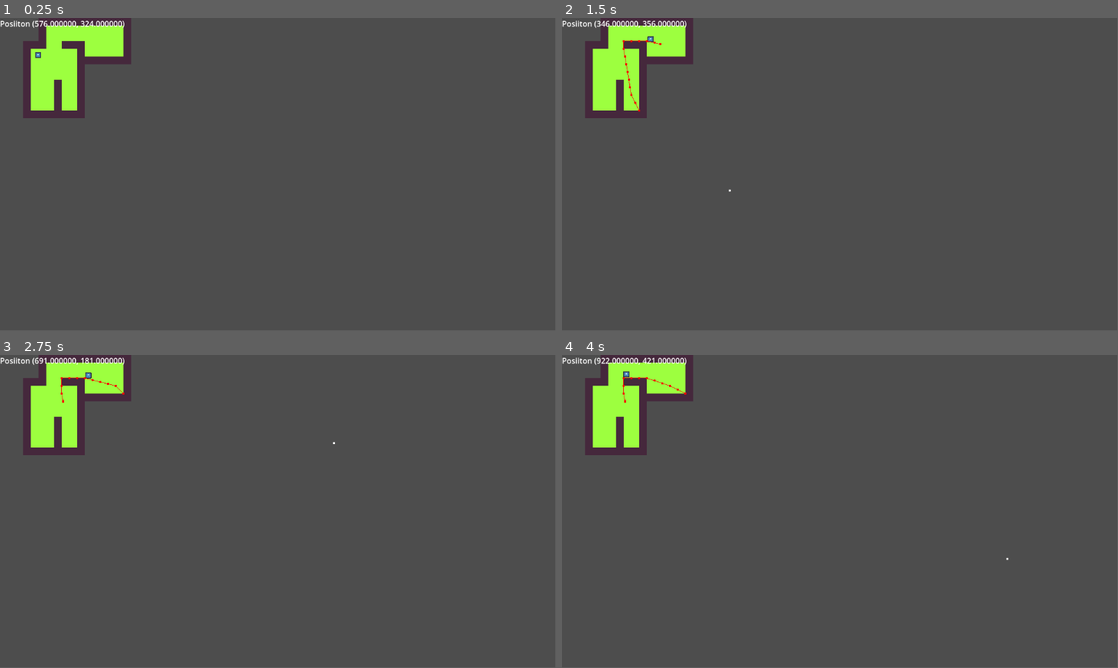
Above: before the commit, frames 1-4 (two rows, left to right).
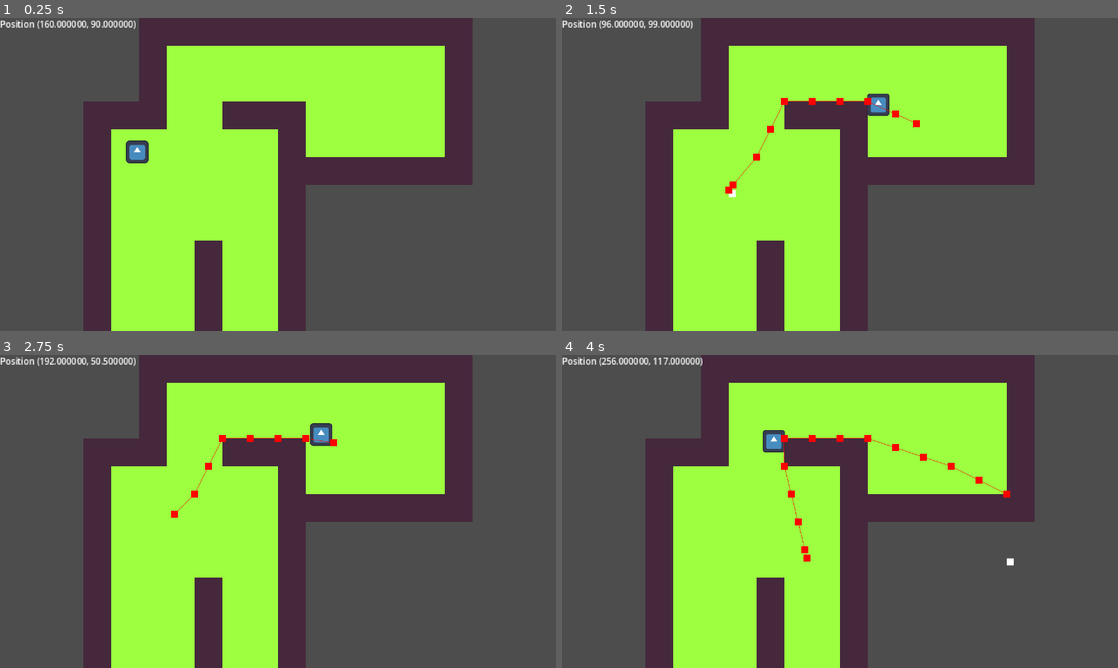
Above: after the commit, the same moments.

Repository: Opuhlos/Point-Move
Game: Godot game, scene res://scenes/main.tscn
Two runs of this game, one before a commit and one after it. Both use one fixed random seed, a clock stepped at 60 frames per second and the inputs below. The engine's default icon, where the game draws it, is replaced by a stand-in: a white triangle on a blue panel in a dark square.
Inputs (mouse positions are in pixels of both pictures, inside the frame that each line leads up to):
- Up to frame 1 (0.25 s): no input
- Up to frame 2 (1.5 s): tap Enter at 0.5 s; move the mouse to (962, 158) at 0.52 s; click (962, 158) at 0.6 s; move the mouse to (728, 190) at 1.27 s; click (728, 190) at 1.35 s
- Up to frame 3 (2.75 s): move the mouse to (333, 442) at 2.02 s; click (333, 442) at 2.1 s
- Up to frame 4 (4 s): move the mouse to (812, 574) at 2.77 s; click (812, 574) at 2.85 s; move the mouse to (1006, 558) at 3.52 s; click (1006, 558) at 3.6 s
The window is 799x449 before the commit and 800x450 after it. Grey fills any space a smaller window leaves; there, only what the larger window draws over its background counts as a difference.

The runs differ from the first frame. In frame 1, 58% of the frame differs, in the area x 0-85%, y 0-100%; in frame 2, 58%; in frame 3, 58%; in frame 4, 58%.

Commit message:
pixel art settings

Diff:
--- a/point-move/project.godot
+++ b/point-move/project.godot
@@ -19,6 +19,14 @@
 
 Singleton="*res://scripts/singleton.gd"
 
+[display]
+
+window/size/viewport_width=320
+window/size/viewport_height=180
+window/size/window_width_override=1280
+window/size/window_height_override=720
+window/stretch/mode="canvas_items"
+
 [input]
 
 mouse_left={
@@ -26,3 +34,7 @@
 "events": [Object(InputEventMouseButton,"resource_local_to_scene":false,"resource_name":"","device":-1,"window_id":0,"a …(253 unchanged characters)…
 ]
 }
+
+[rendering]
+
+textures/canvas_textures/default_texture_filter=0
--- a/point-move/scenes/main.tscn
+++ b/point-move/scenes/main.tscn
@@ -32,6 +32,8 @@
 [node name="MousePositionLabel" type="Label" parent="."]
 offset_right = 40.0
 offset_bottom = 23.0
+theme_override_font_sizes/font_size = 5
+text = "Position"
 script = ExtResource("1_sugp2")
 
 [node name="Player" parent="." instance=ExtResource("2_jyhfs")]
--- a/point-move/scenes/player.tscn
+++ b/point-move/scenes/player.tscn
@@ -4,7 +4,7 @@
 [ext_resource type="Texture2D" uid="uid://cy58p22doo2uk" path="res://icon.svg" id="2_i3pqv"]
 
 [sub_resource type="CircleShape2D" id="CircleShape2D_g2els"]
-radius = 8.0
+radius = 6.0
 
 [node name="Player" type="CharacterBody2D"]
 motion_mode = 1
--- a/point-move/scripts/mouse_position_label.gd
+++ b/point-move/scripts/mouse_position_label.gd
@@ -1,4 +1,4 @@
 extends Label
 
 func _process(delta: float) -> void:
-	text = "Posiiton %v" % get_global_mouse_position()
+	text = "Position %v" % get_global_mouse_position()
--- a/point-move/scripts/player.gd
+++ b/point-move/scripts/player.gd
@@ -20,6 +20,5 @@
 
 	var next_path_position: Vector2 = navigation_agent.get_next_path_position()
 	velocity = global_position.direction_to(next_path_position) * speed
-	print(next_path_position)
 
 	move_and_slide()
